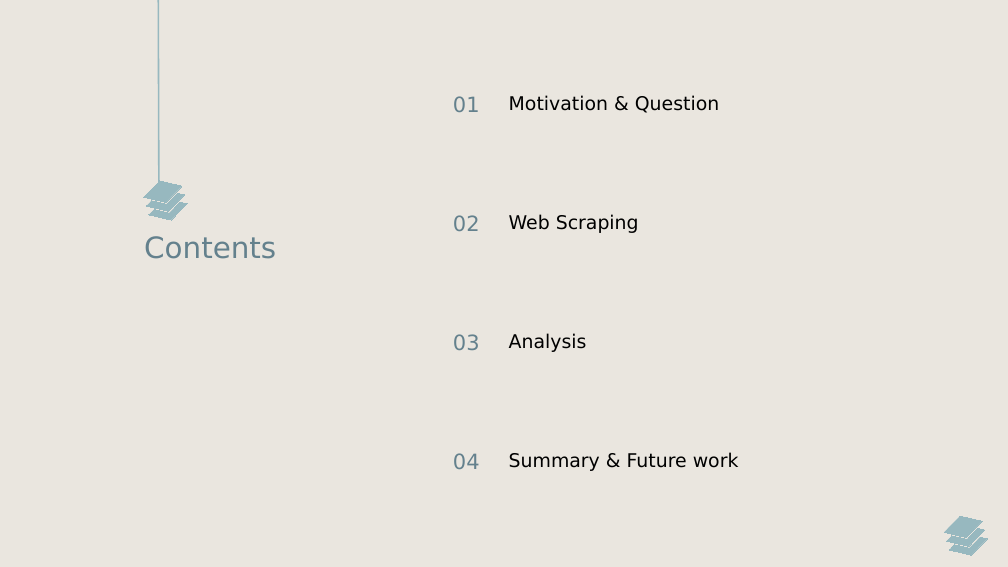
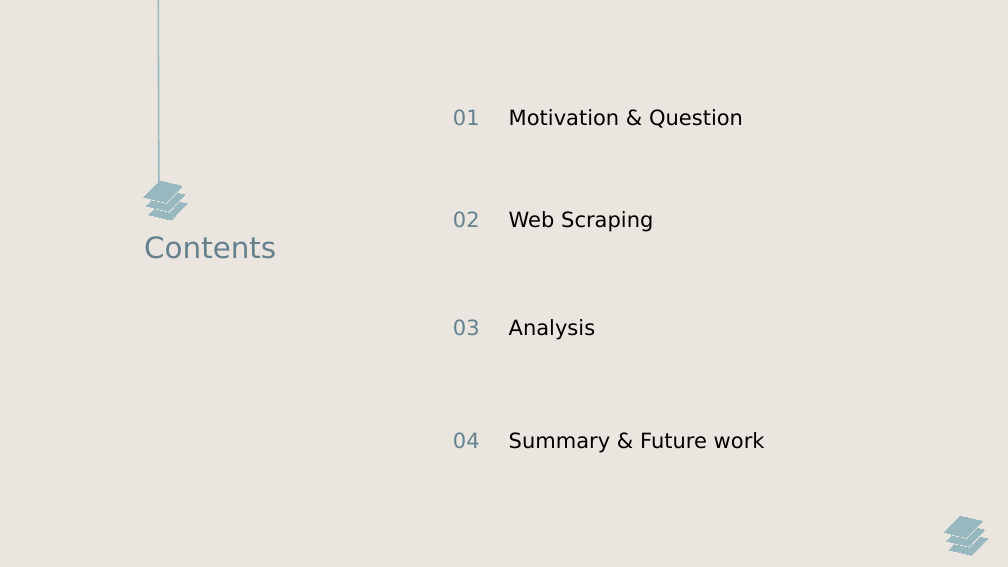
Before and after one commit to hayley01145553/WebScrapingProject, a slide deck: slide 2 of Web Scraping Project.pptx. Drawn at 1008x567 pixels with LibreOffice and Linux fonts; fonts in the diff are those of the drawing. Boxes give left, top, right and bottom in pixels: in the first picture for what was removed or moved away, otherwise in the second. Text is boxed around its words. In the diff, an @@ line names an element or a change of style, - is before the commit and + after.

```diff
--- a/Web Scraping Project.pptx
+++ b/Web Scraping Project.pptx
@@ text "01": place and size @@
-text "01" at [453, 96, 480, 112]
+text "01" at [453, 109, 480, 125]
@@ text "Motivation & Question": place and size @@
-text "Motivation & Question" at [509, 95, 719, 113]
+text "Motivation & Question" at [509, 109, 743, 128]
@@ text "02": place and size @@
-text "02" at [453, 215, 480, 231]
+text "02" at [453, 211, 480, 227]
@@ size 18 to 20 pt in 4 elements at [509, 319, 596, 340], [509, 109, 743, 128], [509, 432, 765, 453], [509, 211, 653, 232] @@
@@ text "03": place and size @@
-text "03" at [453, 334, 480, 350]
+text "03" at [453, 319, 480, 335]
@@ text "Analysis": place and size @@
-text "Analysis" at [509, 333, 587, 352]
+text "Analysis" at [509, 319, 596, 340]
@@ text "04": place and size @@
-text "04" at [453, 453, 480, 469]
+text "04" at [453, 432, 480, 448]
@@ text "Summary & Future work": place and size @@
-text "Summary & Future work" at [509, 452, 739, 471]
+text "Summary & Future work" at [509, 432, 765, 453]
```
Also in this commit, not shown: 7 other slides changed.
